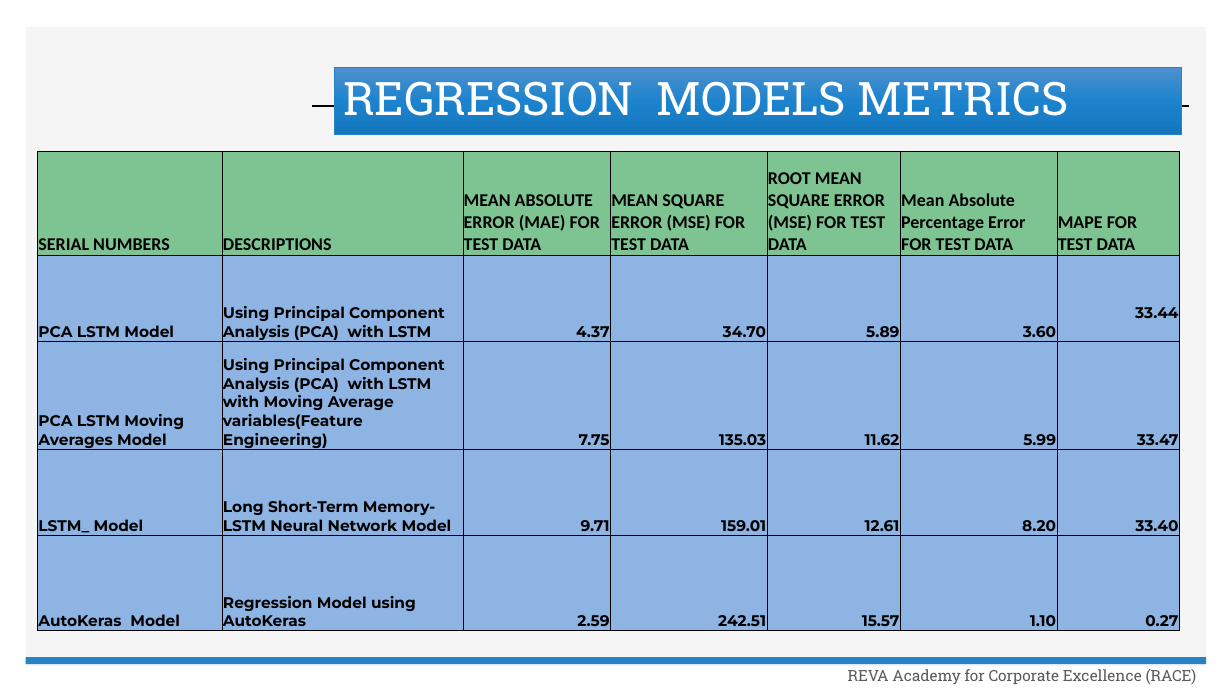
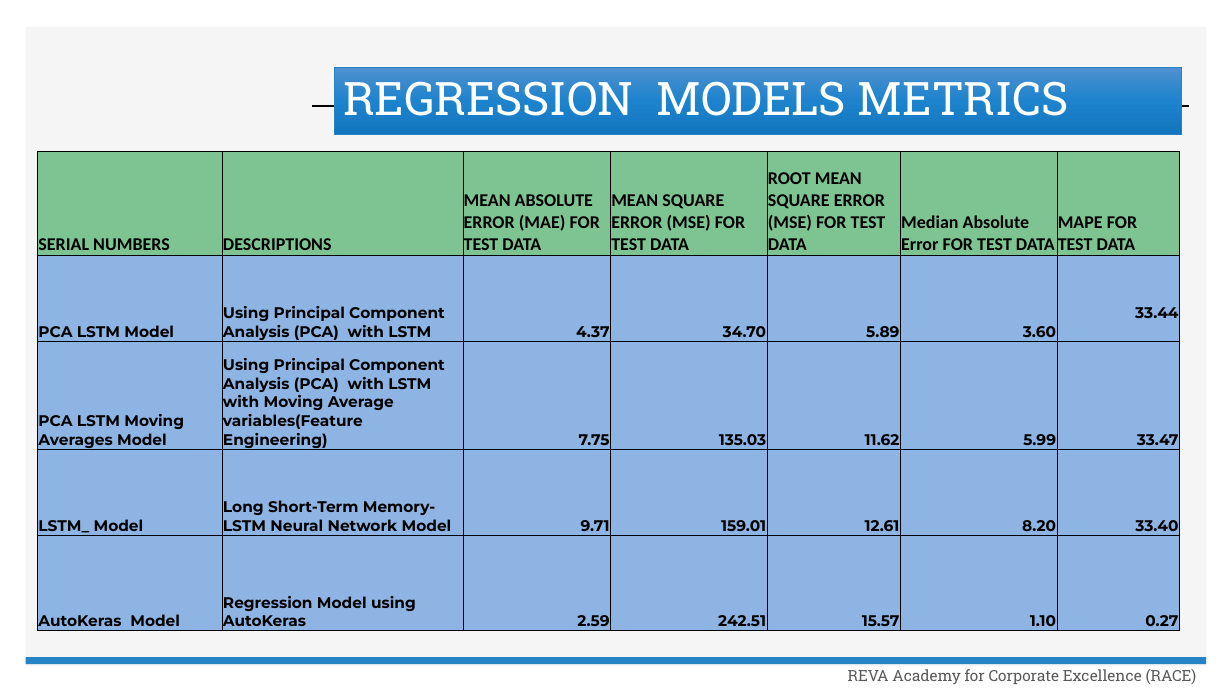
Before and after one commit to Embedded-org/ACCOMPLISHMENTS, a slide deck: slide 11 of RACE CAPSTONE PROJECT1/TradingAnalytics_Capstone1_Metrics .pptx. Drawn at 1232x693 pixels with LibreOffice and Linux fonts; fonts in the diff are those of the drawing; background and template pictures are left out. Boxes give left, top, right and bottom in pixels: in the first picture for what was removed or moved away, otherwise in the second. Text is boxed around its words. In the diff, an @@ line names an element or a change of style, - is before the commit and + after.

```diff
--- a/RACE CAPSTONE PROJECT1/TradingAnalytics_Capstone1_Metrics .pptx
+++ b/RACE CAPSTONE PROJECT1/TradingAnalytics_Capstone1_Metrics .pptx
@@ table at (x1=38, y1=152, x2=1180, y2=635) @@
-row 1, column 6: Mean Absolute Percentage Error FOR TEST DATA
+row 1, column 6: Median Absolute Error FOR TEST DATA
```
Also in this commit, not shown: 3 other slides changed, 2 other files.
